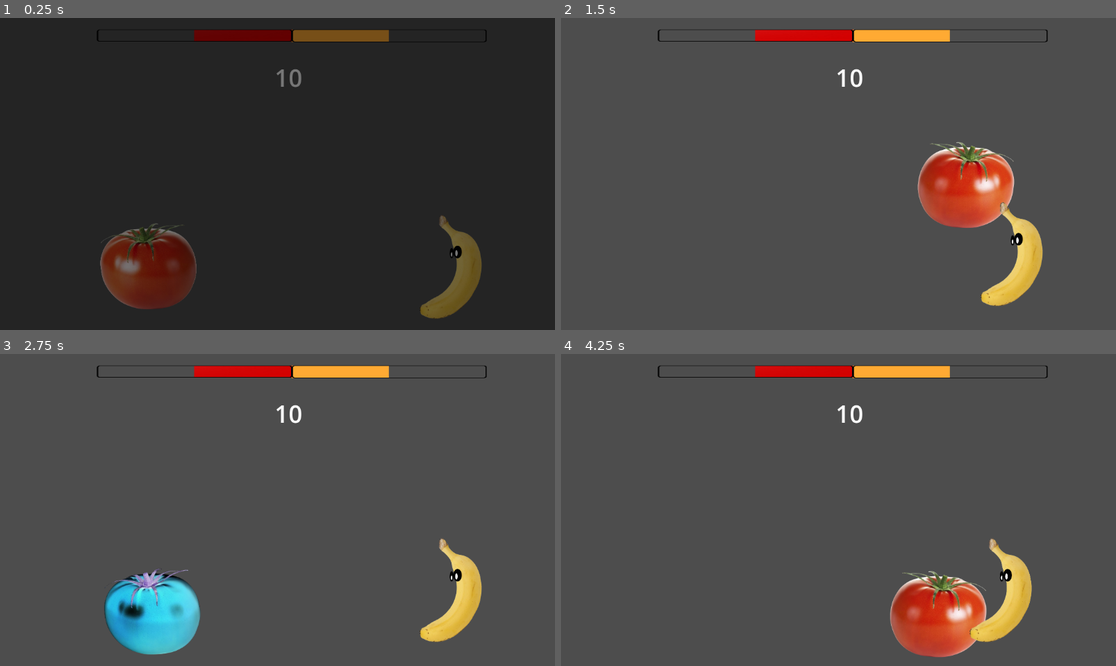
Above: before the commit, frames 1-4 (two rows, left to right).
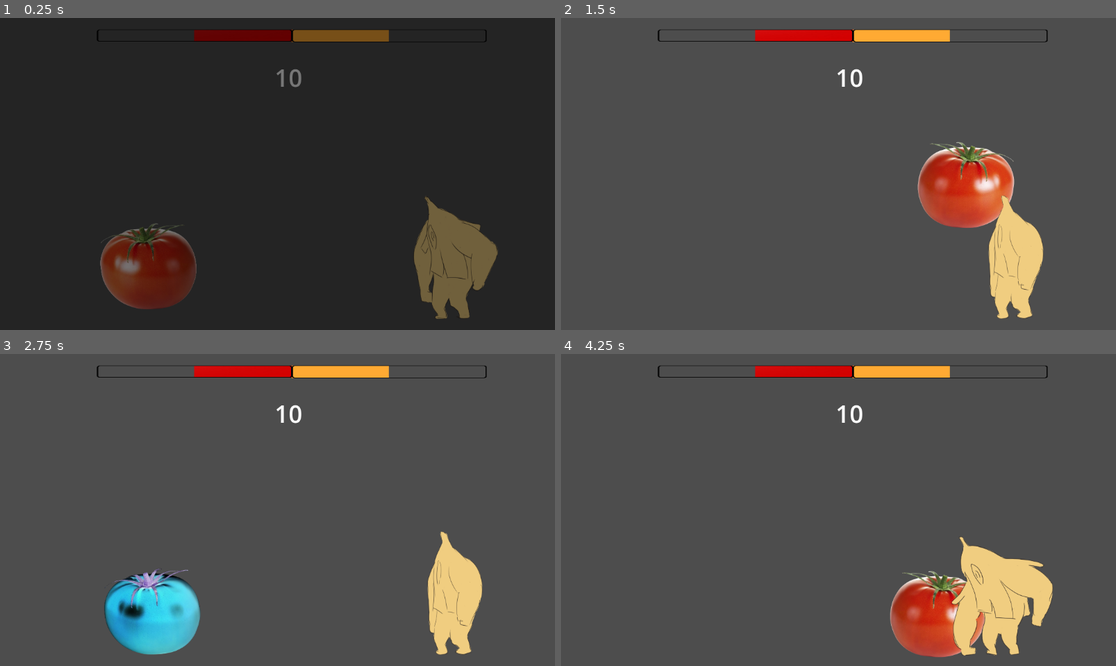
Above: after the commit, the same moments.

Repository: PZerua/ggj24_fruits
Game: Godot game, scene res://scenes/combat.tscn
Two runs of this game, one before a commit and one after it. Both use one fixed random seed, a clock stepped at 60 frames per second and the inputs below.
Inputs:
- Up to frame 1 (0.25 s): no input
- Up to frame 2 (1.5 s): hold D (MOVE_RIGHT_1) from 0.53 s (still down); tap S (BLOCK_1) at 0.6 s; tap W (JUMP_1) at 0.77 s; tap Down (BLOCK_2) at 1.35 s
- Up to frame 3 (2.75 s): tap W (JUMP_1) at 1.52 s; release D (MOVE_RIGHT_1) at 2.03 s; hold A (MOVE_LEFT_1) from 2.03 s (still down); tap V (KICK_1) at 2.1 s
- Up to frame 4 (4.25 s): release A (MOVE_LEFT_1) at 2.78 s; hold D (MOVE_RIGHT_1) from 2.78 s (still down); tap P (KICK_2) at 2.85 s; tap W (JUMP_1) at 3.02, 3.77 s; tap Left (MOVE_LEFT_2) at 3.6 s

The runs differ from the first frame. In frame 1, 3.0% of the frame differs, in the area x 74-90%, y 57-97%; in frame 2, 2.5%; in frame 3, 2.5%; in frame 4, 4.2%, in the area x 70-89%, y 58-97%.

Commit message:
add wip banana idle frames

Diff:
--- a/assets/fruits/banana/banana_frames.tres
+++ b/assets/fruits/banana/banana_frames.tres
@@ -1,10 +1,11 @@
-[gd_resource type="SpriteFrames" load_steps=6 format=3 uid="uid://dvr4l04dh5hip"]
+[gd_resource type="SpriteFrames" load_steps=7 format=3 uid="uid://dvr4l04dh5hip"]
 
 [ext_resource type="Texture2D" uid="uid://cww5idu0f85y3" path="res://assets/fruits/banana/banana_block_0.png" id="1_2hnj0"]
-[ext_resource type="Texture2D" uid="uid://cywab0ua0k3gx" path="res://assets/fruits/banana/banana_idle_0.png" id="1_h1476"]
-[ext_resource type="Texture2D" uid="uid://c5gmckncomcsi" path="res://assets/fruits/banana/banana_idle_1.png" id="2_hk552"]
+[ext_resource type="Texture2D" uid="uid://dtgix7k60dl5e" path="res://assets/fruits/banana/banana_idle_0.png" id="1_h1476"]
+[ext_resource type="Texture2D" uid="uid://btedy53tpop1n" path="res://assets/fruits/banana/banana_idle_1.png" id="2_hk552"]
 [ext_resource type="Texture2D" uid="uid://lm60g1dewl3p" path="res://assets/fruits/banana/banana_walk_0.png" id="3_3affm"]
 [ext_resource type="Texture2D" uid="uid://dc7ebpyrjdao7" path="res://assets/fruits/banana/banana_walk_1.png" id="4_tsdkq"]
+[ext_resource type="Texture2D" uid="uid://bryyjs4py03q" path="res://assets/fruits/banana/banana_idle_2.png" id="4_xh8yp"]
 
 [resource]
 animations = [{
@@ -22,6 +23,9 @@
 }, {
 "duration": 1.0,
 "texture": ExtResource("2_hk552")
+}, {
+"duration": 1.0,
+"texture": ExtResource("4_xh8yp")
 }],
 "loop": true,
 "name": &"idle",
Binary file changed: assets/fruits/banana/banana_idle_0.png
Binary file changed: assets/fruits/banana/banana_idle_1.png
Not shown, changed: assets/fruits/banana/banana_idle_1.png.import
Binary file added: assets/fruits/banana/banana_idle_2.png
Not shown, changed: assets/fruits/banana/banana_idle_2.png.import
